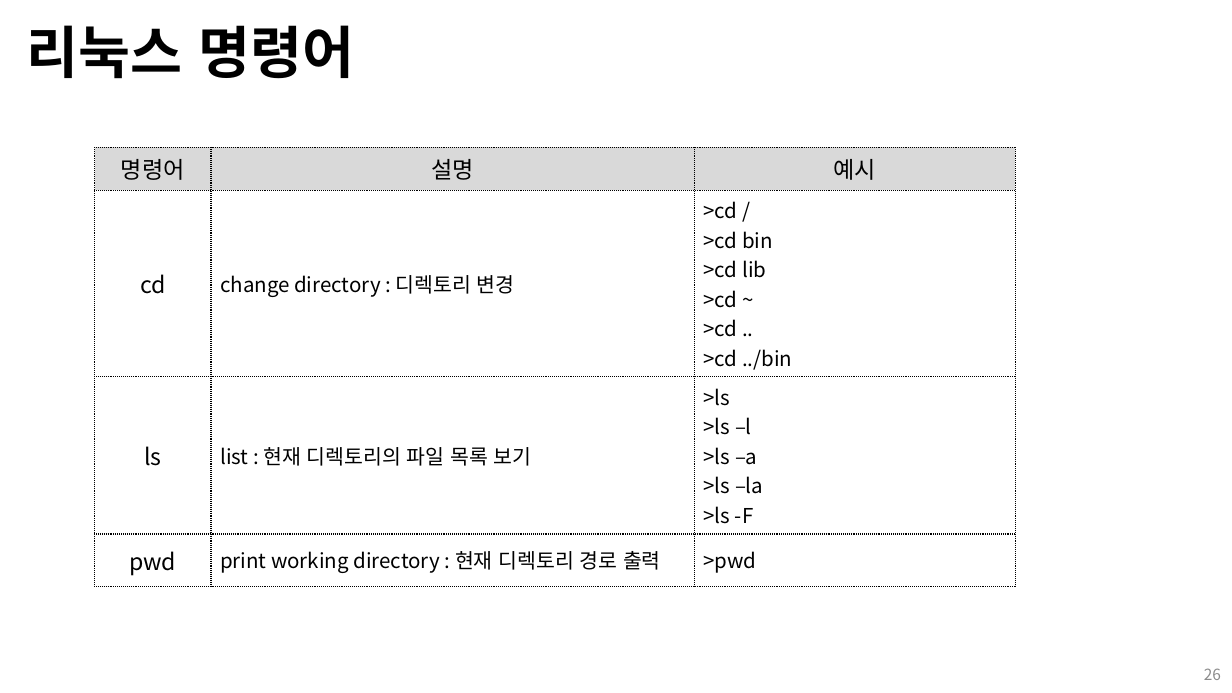
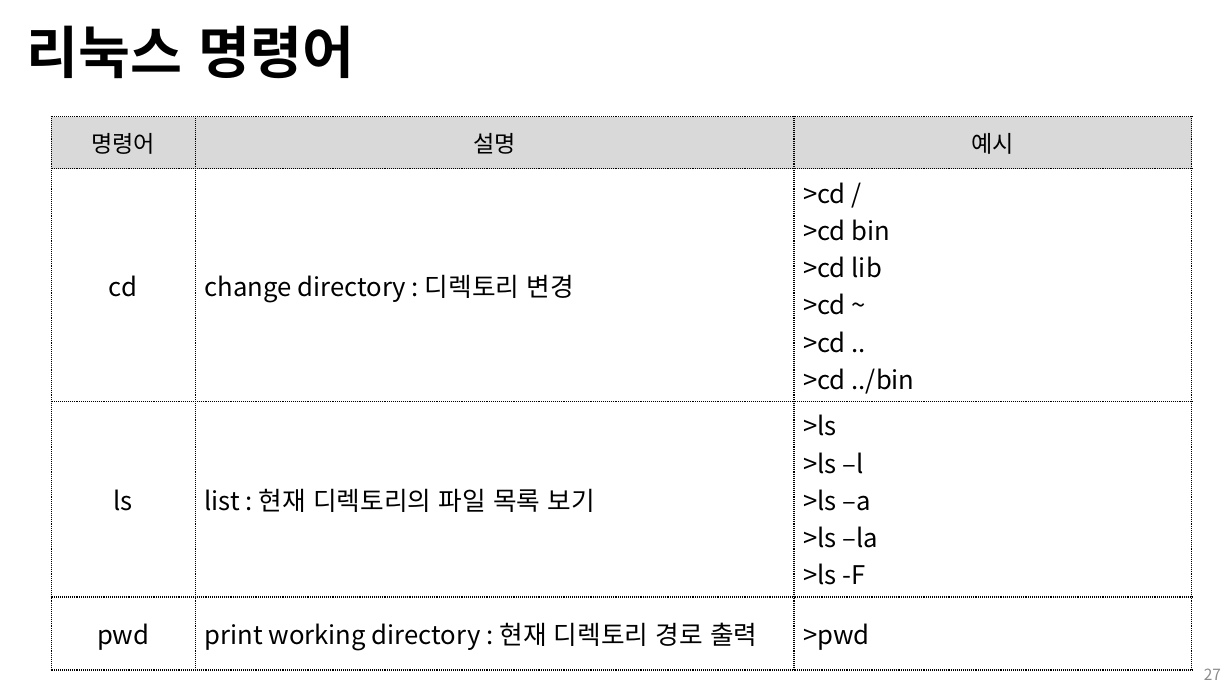
Before and after one commit to Open-Source-Programming/OpenSource-Lec, a slide deck: slide 27 of 01-linux.pptx (slide 26 before the commit). Drawn at 1232x693 pixels with LibreOffice and Linux fonts; fonts in the diff are those of the drawing. Boxes give left, top, right and bottom in pixels: in the first picture for what was removed or moved away, otherwise in the second. Text is boxed around its words. In the diff, an @@ line names an element or a change of style, - is before the commit and + after.

```diff
--- a/01-linux.pptx
+++ b/01-linux.pptx
@@ table at box(51, 117, 1191, 655) @@
@@ size 18 to 20 pt in "cd", "ls", "pwd" @@
@@ size 16 to 20 pt @@
@@ table: place and size @@
-table at box(94, 148, 1015, 579)
+table at box(51, 117, 1191, 655)
@@ page number at box(1204, 668, 1221, 680): text changed @@
-26
+27
```
Also in this commit, not shown: 9 other slides changed, 1 slide added.
